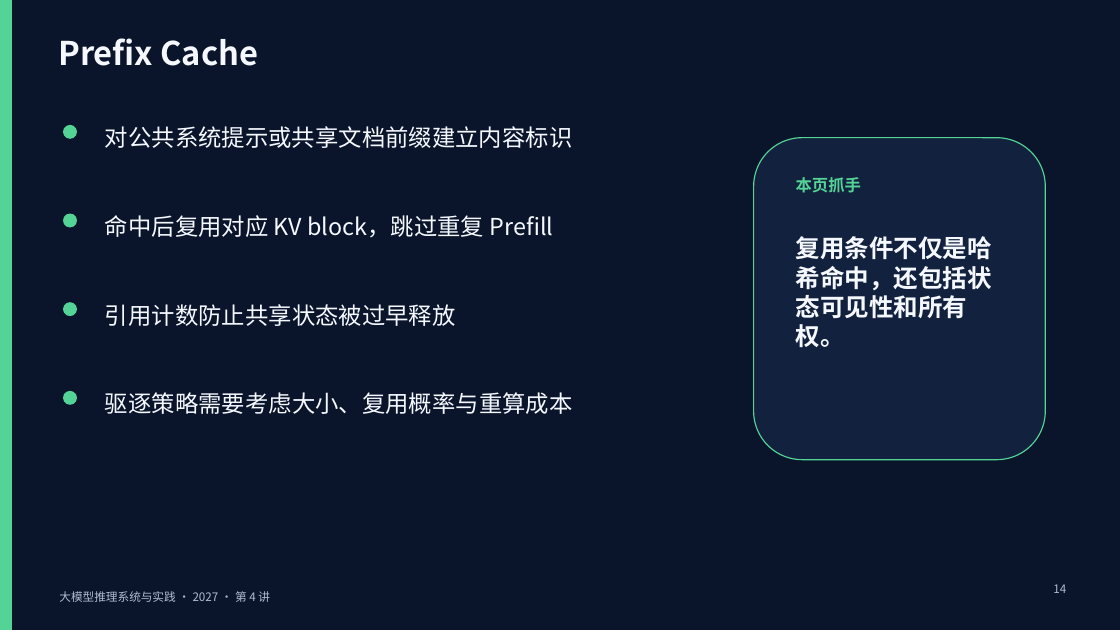
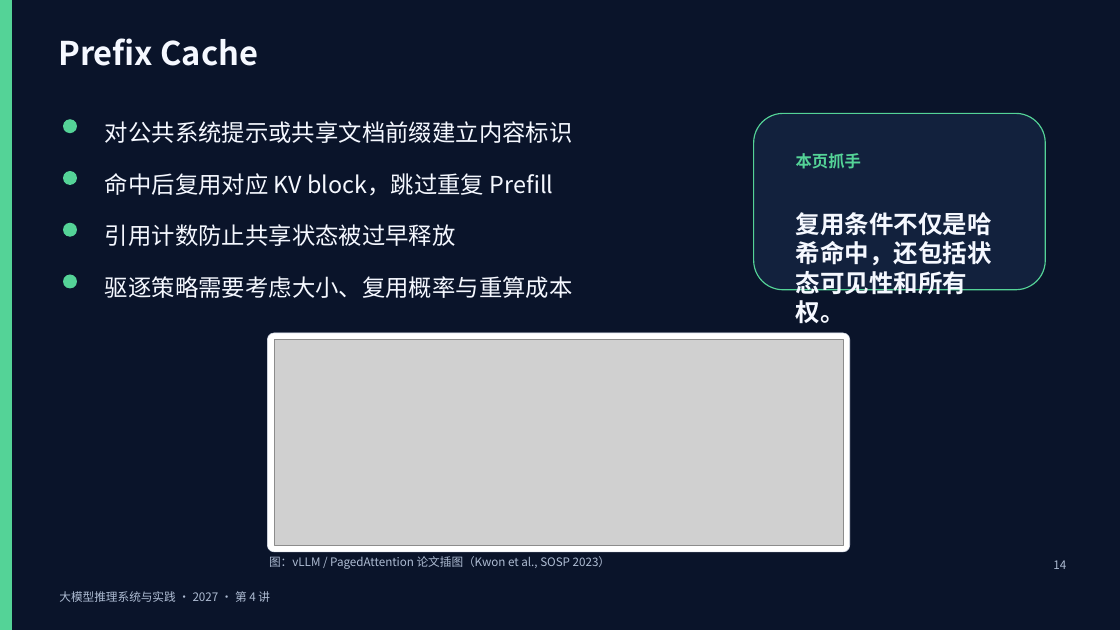
Before and after one commit to vLLM-HUST/intro-to-llm-inference-engines, a slide deck: slide 14 of build/slides/2027/lectures-8-pptx/第04讲_KV缓存与状态管理.pptx. Drawn at 1120x630 pixels with LibreOffice and Linux fonts; fonts in the diff are those of the drawing; grey boxes stand for pictures. Boxes give left, top, right and bottom in pixels: in the first picture for what was removed or moved away, otherwise in the second. Text is boxed around its words. In the diff, an @@ line names an element or a change of style, - is before the commit and + after.

```diff
--- a/build/slides/2027/lectures-8-pptx/第04讲_KV缓存与状态管理.pptx
+++ b/build/slides/2027/lectures-8-pptx/第04讲_KV缓存与状态管理.pptx
@@ ellipse: place and size @@
-ellipse at (63,125,77,139)
+ellipse at (63,119,77,134)
@@ text "对公共系统提示或共享文档前缀建立内容标识": place and size @@
-text "对公共系统提示或共享文档前缀建立内容标识" at (105,126,572,148)
+text "对公共系统提示或共享文档前缀建立内容标识" at (105,121,573,143)
@@ rounded rectangle: place and size @@
-rounded rectangle at (754,138,1045,460)
+rounded rectangle at (754,113,1045,290)
@@ ellipse: place and size @@
-ellipse at (63,213,77,228)
+ellipse at (63,171,77,186)
@@ text "命中后复用对应 KV block，跳过重复 Prefill": place and size @@
-text "命中后复用对应 KV block，跳过重复 Prefill" at (105,215,554,238)
+text "命中后复用对应 KV block，跳过重复 Prefill" at (105,173,554,196)
@@ ellipse: place and size @@
-ellipse at (63,302,77,317)
+ellipse at (63,223,77,237)
@@ text "引用计数防止共享状态被过早释放": place and size @@
-text "引用计数防止共享状态被过早释放" at (105,304,456,326)
+text "引用计数防止共享状态被过早释放" at (105,224,456,246)
@@ text "驱逐策略需要考虑大小、复用概率与重算成本": place and size @@
-text "驱逐策略需要考虑大小、复用概率与重算成本" at (105,392,573,414)
+text "驱逐策略需要考虑大小、复用概率与重算成本" at (105,276,573,298)
@@ ellipse: place and size @@
-ellipse at (63,391,77,405)
+ellipse at (63,275,77,289)
@@ rounded rectangle added at (267,333,849,552), fill #FFFFFF, outline #DDE3EE 0.5 pt @@
@@ picture added at (274,339,843,545) @@
@@ text added at (269,556,610,569), 10 pt, text #AEBCD3 @@
+图：vLLM / PagedAttention 论文插图（Kwon et al., SOSP 2023）
@@ 3 texts, 1 rectangle: place and size @@
-3 texts, 1 rectangle at (796,177,1075,609)
+3 texts, 1 rectangle at (796,153,1075,585)
```
Also in this commit, not shown: 8 other slides changed, 5 other files.
